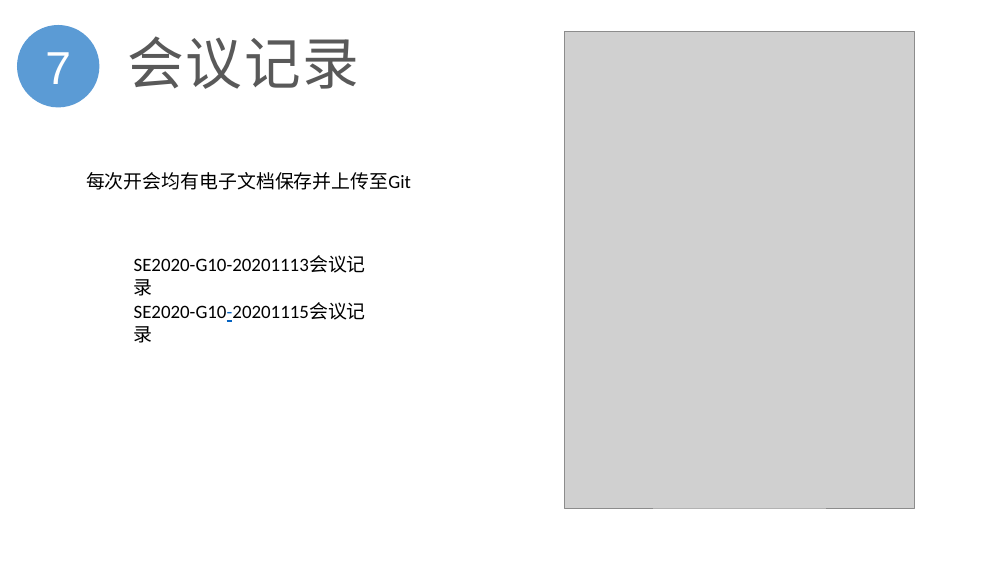
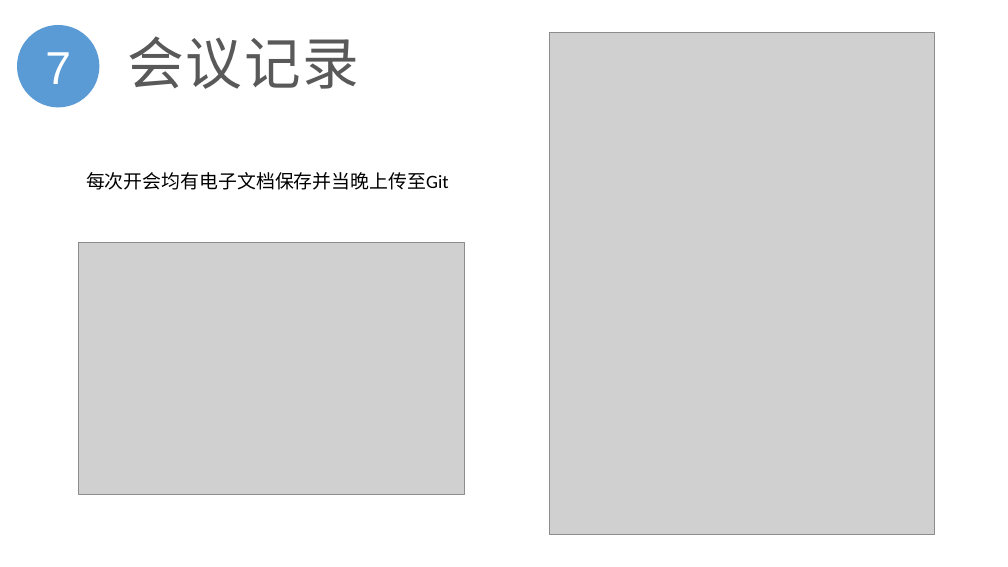
Before and after one commit to Cozymyz/SE2020-CityNorthBook, a slide deck: slide 16 of 开发文档/需求分析(SRS)/SE2020-G10-需求分析0.0.1.pptx. Drawn at 1008x567 pixels with LibreOffice and Linux fonts; fonts in the diff are those of the drawing; grey boxes stand for pictures; background and template pictures are left out. Boxes give left, top, right and bottom in pixels: in the first picture for what was removed or moved away, otherwise in the second. Text is boxed around its words. In the diff, an @@ line names an element or a change of style, - is before the commit and + after.

```diff
--- a/开发文档/需求分析(SRS)/SE2020-G10-需求分析0.0.1.pptx
+++ b/开发文档/需求分析(SRS)/SE2020-G10-需求分析0.0.1.pptx
@@ picture resized from (x1=565, y1=32, x2=914, y2=508) to (x1=549, y1=33, x2=935, y2=534) @@
@@ text at (x1=86, y1=172, x2=449, y2=190): text changed @@
-每次开会均有电子文档保存并上传至Git
+每次开会均有电子文档保存并当晚上传至Git
@@ picture added at (x1=79, y1=243, x2=464, y2=495) @@
@@ text removed at (x1=134, y1=255, x2=366, y2=273) @@
-SE2020-G10-20201113会议记录
@@ text removed at (x1=134, y1=303, x2=366, y2=322) @@
-SE2020-G10-20201115会议记录
```
Also in this commit, not shown: 9 other slides changed, 18 other files.
